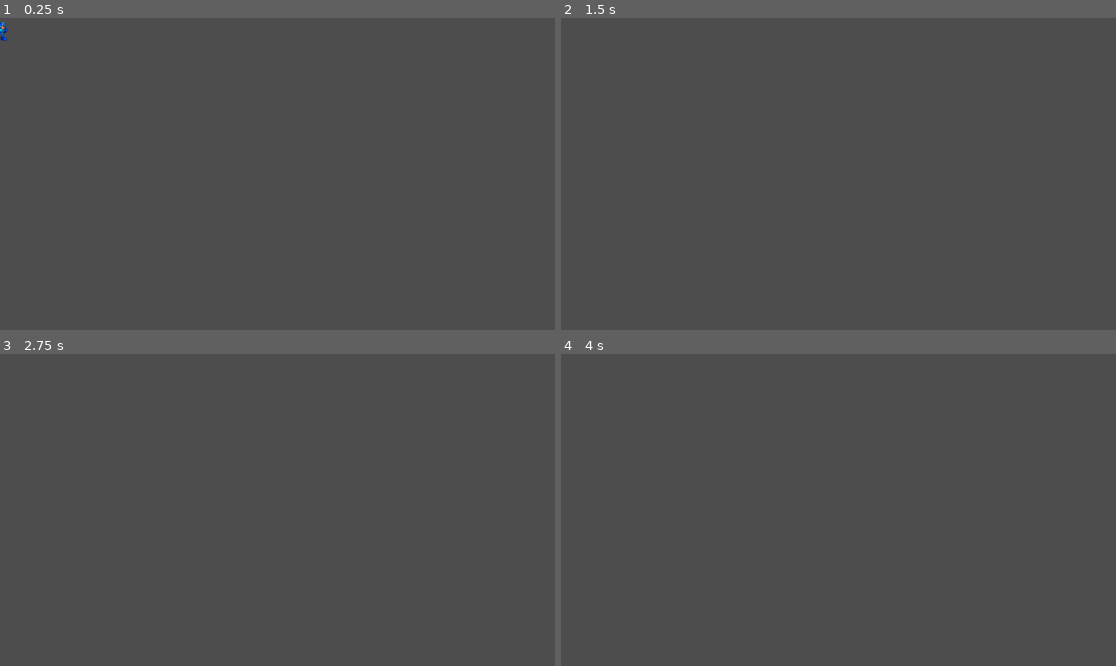
Above: before the commit, frames 1-4 (two rows, left to right).
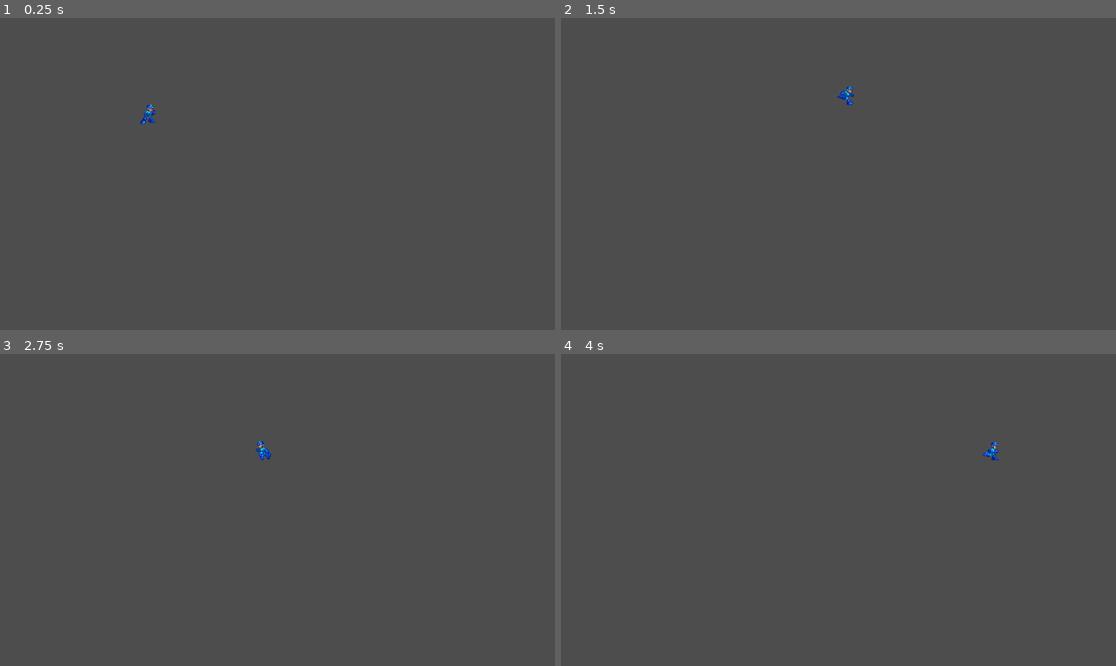
Above: after the commit, the same moments.

Repository: jv40/Megaman-8
Game: Godot game, scene res://scenes/game.tscn
Same seed, same stepped clock (60 frames per second), same inputs: the game is played once before the commit and once after it.
Inputs:
- Up to frame 1 (0.25 s): no input
- Up to frame 2 (1.5 s): tap Enter (ui_accept) at 0.5, 0.6 s; hold Right (ui_right) from 0.53 s (still down); tap Up (jump, bound only after the commit) at 0.77, 0.8, 1.07, 1.35 s
- Up to frame 3 (2.75 s): tap Up (jump, bound only after the commit) at 1.52, 1.82, 2.3 s; tap Enter (ui_accept) at 1.55, 2.1 s; release Right (ui_right) at 2.03 s; hold Left (ui_left) from 2.03 s (still down)
- Up to frame 4 (4 s): release Left (ui_left) at 2.78 s; hold Right (ui_right) from 2.78 s (still down); tap Enter (ui_accept) at 2.85 s; tap Up (jump, bound only after the commit) at 3.02, 3.32, 3.6, 3.77 s

The runs differ from the first frame. In frame 1, 0.1% of the frame differs, in the area x 0-29%, y 1-35%; in frame 2, less than 0.1%; in frame 3, less than 0.1%; in frame 4, less than 0.1%.

Commit message:
Basic Player movement established

Diff:
--- a/project.godot
+++ b/project.godot
@@ -15,6 +15,27 @@
 config/features=PackedStringArray("4.4", "GL Compatibility")
 config/icon="res://icon.svg"
 
+[input]
+
+jump={
+"deadzone": 0.2,
+"events": [Object(InputEventKey,"resource_local_to_scene":false,"resource_name":"","device":-1,"window_id":0,"alt_pressed":false,"shift_pressed":false,"ctrl_pressed":false,"meta_pressed":false,"pressed":false,"keycode":0,"physical_keycode":4194320,"key_label":0,"unicode":0,"location":0,"echo":false,"script":null)
+, Object(InputEventKey,"resource_local_to_scene":false,"resource_name":"","device":-1,"window_id":0,"alt_pressed":false,"shift_pressed":false,"ctrl_pressed":false,"meta_pressed":false,"pressed":false,"keycode":0,"physical_keycode":87,"key_label":0,"unicode":119,"location":0,"echo":false,"script":null)
+]
+}
+move_left={
+"deadzone": 0.2,
+"events": [Object(InputEventKey,"resource_local_to_scene":false,"resource_name":"","device":-1,"window_id":0,"alt_pressed":false,"shift_pressed":false,"ctrl_pressed":false,"meta_pressed":false,"pressed":false,"keycode":0,"physical_keycode":4194319,"key_label":0,"unicode":0,"location":0,"echo":false,"script":null)
+, Object(InputEventKey,"resource_local_to_scene":false,"resource_name":"","device":-1,"window_id":0,"alt_pressed":false,"shift_pressed":false,"ctrl_pressed":false,"meta_pressed":false,"pressed":false,"keycode":0,"physical_keycode":65,"key_label":0,"unicode":97,"location":0,"echo":false,"script":null)
+]
+}
+move_right={
+"deadzone": 0.2,
+"events": [Object(InputEventKey,"resource_local_to_scene":false,"resource_name":"","device":-1,"window_id":0,"alt_pressed":false,"shift_pressed":false,"ctrl_pressed":false,"meta_pressed":false,"pressed":false,"keycode":0,"physical_keycode":4194321,"key_label":0,"unicode":0,"location":0,"echo":false,"script":null)
+, Object(InputEventKey,"resource_local_to_scene":false,"resource_name":"","device":-1,"window_id":0,"alt_pressed":false,"shift_pressed":false,"ctrl_pressed":false,"meta_pressed":false,"pressed":false,"keycode":0,"physical_keycode":68,"key_label":0,"unicode":100,"location":0,"echo":false,"script":null)
+]
+}
+
 [rendering]
 
 renderer/rendering_method="gl_compatibility"
--- a/scenes/game.tscn
+++ b/scenes/game.tscn
@@ -1,7 +1,16 @@
-[gd_scene load_steps=2 format=3 uid="uid://bfrkti1jrjkfm"]
+[gd_scene load_steps=3 format=3 uid="uid://bfrkti1jrjkfm"]
 
 [ext_resource type="PackedScene" uid="uid://wn5he8pu1kcf" path="res://scenes/player.tscn" id="1_uwrxv"]
+
+[sub_resource type="WorldBoundaryShape2D" id="WorldBoundaryShape2D_uwrxv"]
+distance = -219.0
 
 [node name="Game" type="Node2D"]
 
 [node name="Player" parent="." instance=ExtResource("1_uwrxv")]
+position = Vector2(307, 182)
+
+[node name="StaticBody2D" type="StaticBody2D" parent="."]
+
+[node name="CollisionShape2D" type="CollisionShape2D" parent="StaticBody2D"]
+shape = SubResource("WorldBoundaryShape2D_uwrxv")
--- a/scenes/player.tscn
+++ b/scenes/player.tscn
@@ -417,7 +417,7 @@
 }
 
 [sub_resource type="RectangleShape2D" id="RectangleShape2D_ur7pv"]
-size = Vector2(18, 32)
+size = Vector2(18, 34)
 
 [node name="Player" type="CharacterBody2D"]
 script = ExtResource("1_g2els")
@@ -426,7 +426,7 @@
 texture_filter = 1
 sprite_frames = SubResource("SpriteFrames_dqkch")
 animation = &"idle"
-frame_progress = 0.422649
+frame_progress = 0.0407329
 
 [node name="AnimationPlayer" type="AnimationPlayer" parent="."]
 libraries = {
@@ -443,5 +443,5 @@
 region_rect = Rect2(102, 117, 137, 41)
 
 [node name="CollisionShape2D" type="CollisionShape2D" parent="."]
-position = Vector2(0, 1)
+position = Vector2(0, 2)
 shape = SubResource("RectangleShape2D_ur7pv")
--- a/scripts/player.gd
+++ b/scripts/player.gd
@@ -1,15 +1,5 @@
 extends CharacterBody2D
 @onready var anim_sprite = $AnimatedSprite2D
-
-func _ready() -> void:
-	setup_animations()
-
-func setup_animations():
-	#Create new SpriteFrames if necessary
-	var sprite_frames = anim_sprite.sprite_frames
-	if sprite_frames == null:
-		sprite_frames = SpriteFrames.new()
-		anim_sprite.sprite_frames = sprite_frames
 
 const SPEED = 300.0
 const JUMP_VELOCITY = -400.0
@@ -21,12 +11,28 @@
 		velocity += get_gravity() * delta
 
 	# Handle jump.
-	if Input.is_action_just_pressed("ui_accept") and is_on_floor():
+	if Input.is_action_just_pressed("jump") and is_on_floor():
 		velocity.y = JUMP_VELOCITY
 
 	# Get the input direction and handle the movement/deceleration.
 	# As good practice, you should replace UI actions with custom gameplay actions.
-	var direction := Input.get_axis("ui_left", "ui_right")
+	var direction := Input.get_axis("move_left", "move_right")
+
+	#Flip Sprite based on direction facing
+	#direction == 1,0,-1 (0 for not moving)
+	if direction > 0:
+		anim_sprite.flip_h = false
+	elif direction < 0:
+		anim_sprite.flip_h = true
+
+
+	#Play Animation
+	if direction == 0 :
+		anim_sprite.play("idle")
+	else:
+		#anim_sprite.play("start_run")
+		anim_sprite.play("run")
+
 	if direction:
 		velocity.x = direction * SPEED
 	else:
